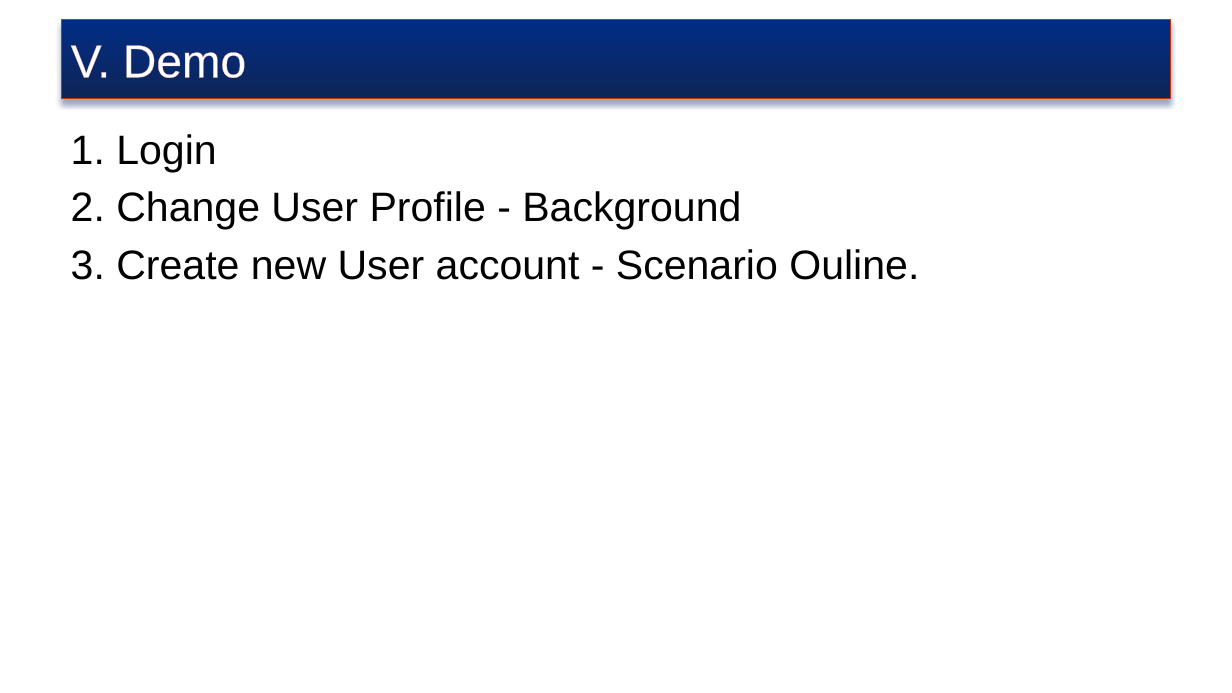
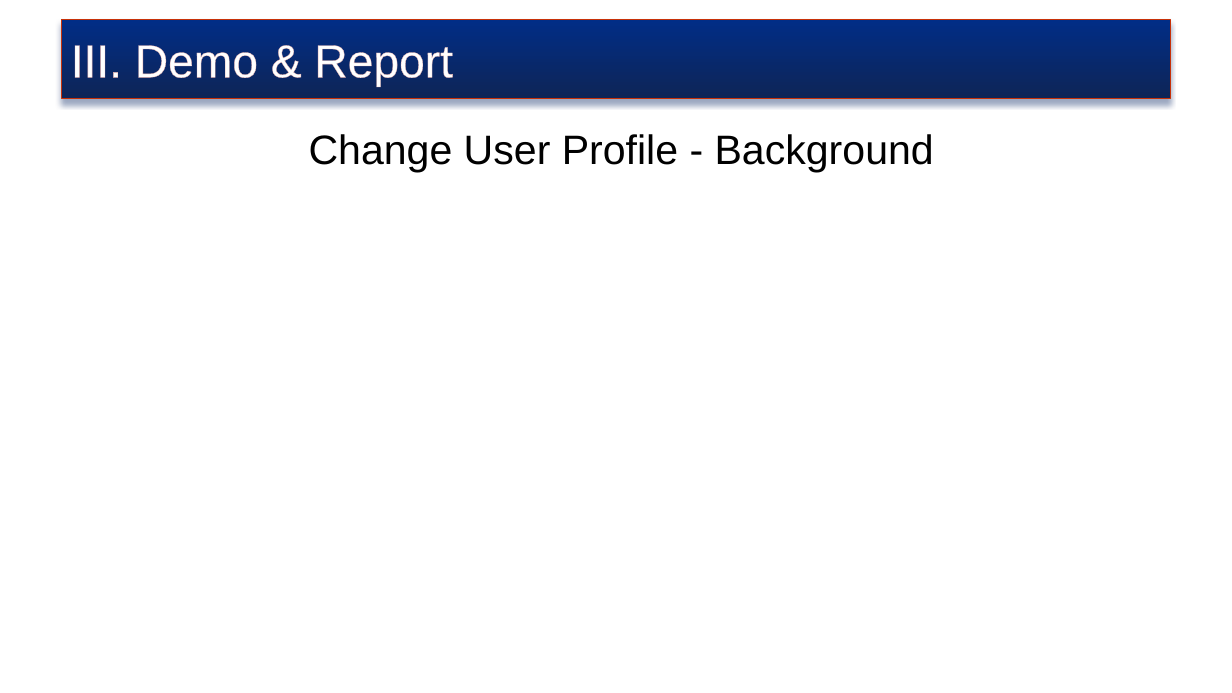
Before and after one commit to truyenkv/sharing, a slide deck: slide 8 of Sharing.pptx (slide 15 before the commit). Drawn at 1232x693 pixels with LibreOffice and Linux fonts; fonts in the diff are those of the drawing; background and template pictures are left out. Boxes give left, top, right and bottom in pixels: in the first picture for what was removed or moved away, otherwise in the second. Text is boxed around its words. In the diff, an @@ line names an element or a change of style, - is before the commit and + after.

```diff
--- a/Sharing.pptx
+++ b/Sharing.pptx
@@ text in rectangle at [71,45,453,87]: text changed @@
-V. Demo
+III. Demo & Report
@@ text at [309,134,934,172]: text changed @@
-1. Login
-2. Change User Profile - Background
-3. Create new User account - Scenario Ouline.
+Change User Profile - Background
```
Also in this commit, not shown: 3 other slides changed, 4 slides added, 11 slides removed.
